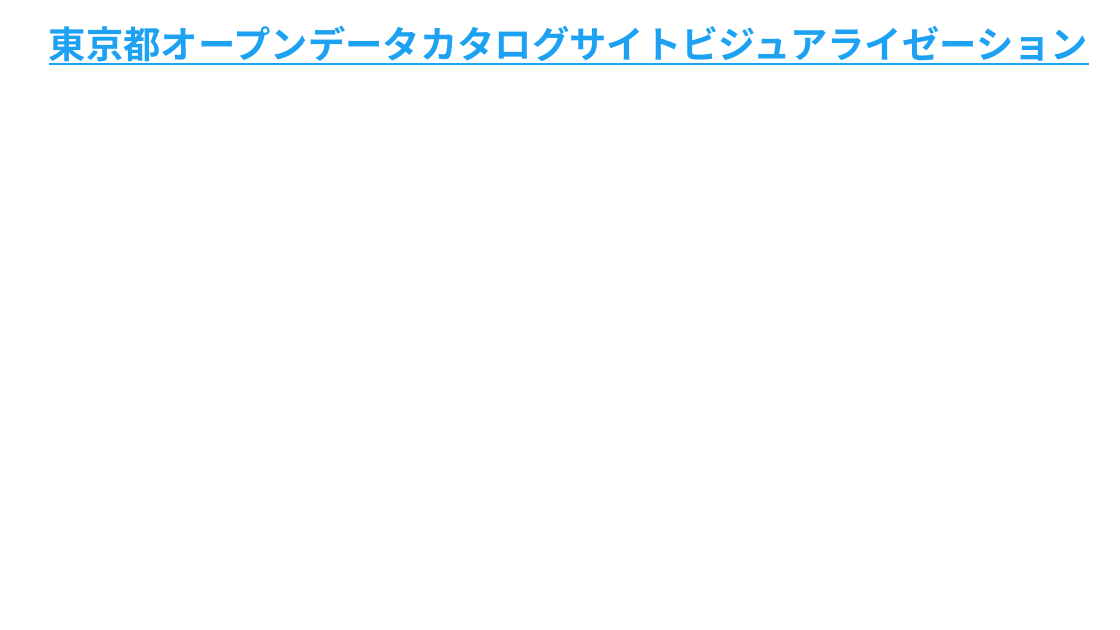
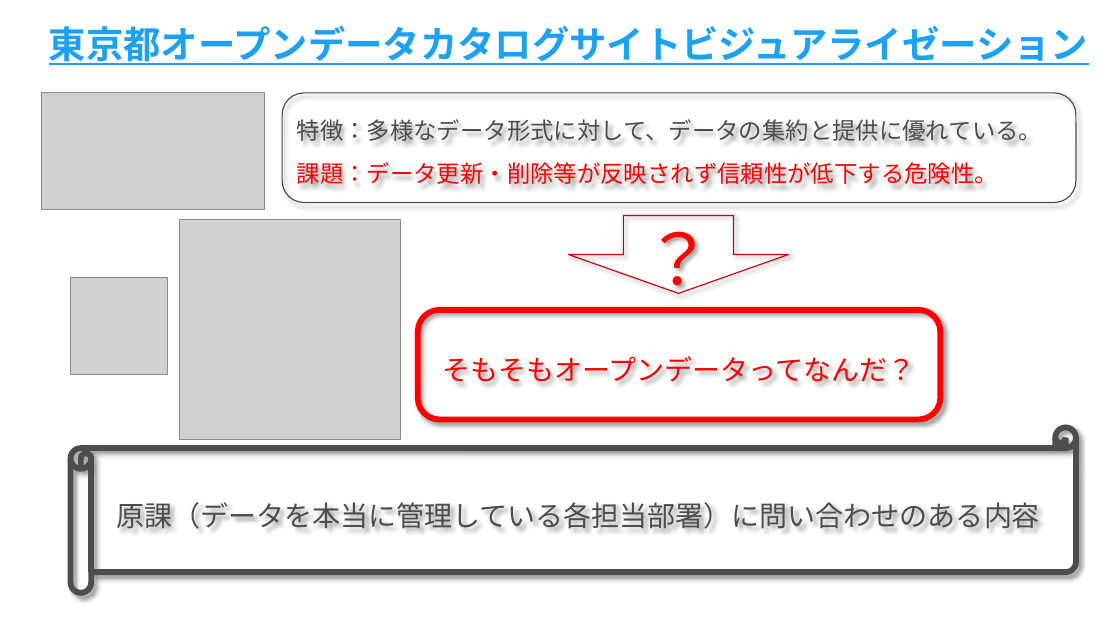
Before and after one commit to yamamoto-ryuzo/portal, a slide deck: slide 1 of パワーポイント/都知事杯オープンデータ・ハッカソン.pptx. Drawn at 1120x630 pixels with LibreOffice and Linux fonts; fonts in the diff are those of the drawing; grey boxes stand for pictures. Boxes give left, top, right and bottom in pixels: in the first picture for what was removed or moved away, otherwise in the second. Text is boxed around its words. In the diff, an @@ line names an element or a change of style, - is before the commit and + after.

Commit message:
PDF更新

```diff
--- a/パワーポイント/都知事杯オープンデータ・ハッカソン.pptx
+++ b/パワーポイント/都知事杯オープンデータ・ハッカソン.pptx
@@ picture added at (41,93,264,210) @@
@@ rounded rectangle added at (282,93,1076,203), outline #4D4D4D 1 pt, 20 pt, text #4D4D4D @@
+特徴：多様なデータ形式に対して、データの集約と提供に優れている。
+課題：データ更新・削除等が反映されず信頼性が低下する危険性。
@@ picture added at (180,219,400,439) @@
@@ down arrow added at (569,216,789,294), outline #CE0106 1 pt, 60 pt, text #FF0000 @@
+？
@@ picture added at (71,277,168,375) @@
@@ rounded rectangle added at (418,310,940,420), outline #FF0000 5 pt, 24 pt, text #FF0000 @@
+そもそもオープンデータってなんだ？
@@ horizontal scroll added at (71,428,1076,593), outline #4D4D4D 5 pt, 24 pt, text #4D4D4D @@
+原課（データを本当に管理している各担当部署）に問い合わせのある内容
```
Also in this commit, not shown: 2 slides added, 2 slides removed, 1 other file.
